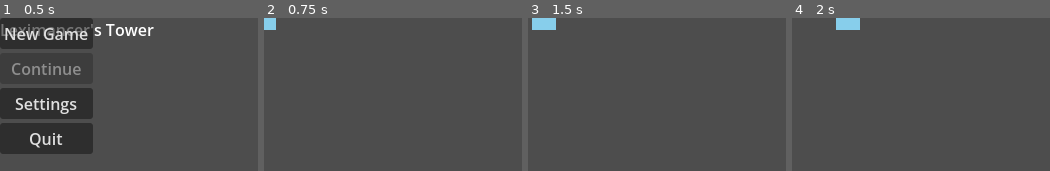
Above: before the commit, frames 1-4 (left to right).
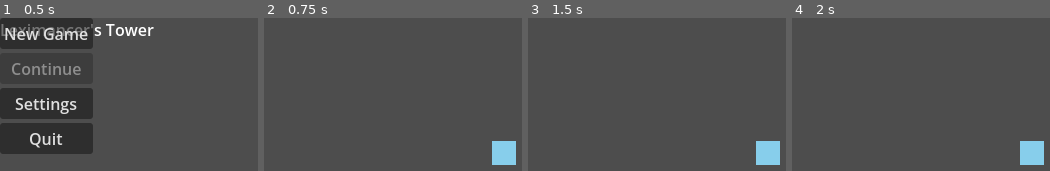
Above: after the commit, the same moments.

Repository: laurelventus/LeximancersTower
Game: Godot game, scene res://scenes/core/main_menu.tscn
Same seed, same stepped clock (60 frames per second), same inputs: the game is played once before the commit and once after it.
Inputs (mouse positions are in pixels of both pictures, inside the frame that each line leads up to):
- Up to frame 1 (0.5 s): no input
- Up to frame 2 (0.75 s): click "New Game" at 0.5 s
- Up to frame 3 (1.5 s): tap Enter at 1.25 s; move the mouse to (outside the picture) at 1.27 s; hold D (move_right) from 1.28 s (still down); tap E (interact) at 1.35 s; click (outside the picture) at 1.42 s
- Up to frame 4 (2 s): keep holding D (move_right); tap Space at 1.52 s

Frame 1 is identical in both runs. In frame 2, 1.8% of the frame differs, in the area x 0-98%, y 0-97%; in frame 3, 2.2%, in the area x 1-98%, y 0-97%; in frame 4, 2.2%.

Commit message:
fix: camera + all remaining warnings
- Add Camera2D to player (fixes black screen)
- Remove unused @onready vars across 4 files
- Fix spell_target: remove unused 'interacted' signal and '_used' var
- Fix mcp_interaction_server: rename 'name' iterators, remove int cast

Diff:
--- a/LeximancersTower/scripts/autoload/mcp_interaction_server.gd
+++ b/LeximancersTower/scripts/autoload/mcp_interaction_server.gd
@@ -2534,22 +2534,22 @@
 
 	# Color overrides
 	var colors: Dictionary = overrides.get("colors", {})
-	for name in colors:
-		var c: Dictionary = colors[name]
-		ctrl.add_theme_color_override(name, Color(float(c.get("r", 0)), float(c.get("g", 0)), float(c.get("b", 0)), float(c.get("a", 1))))
-		applied.append("color:" + name)
+	for color_name in colors:
+		var c: Dictionary = colors[color_name]
+		ctrl.add_theme_color_override(color_name, Color(float(c.get("r", 0)), float(c.get("g", 0)), float(c.get("b", 0)), float(c.get("a", 1))))
+		applied.append("color:" + color_name)
 
 	# Constant overrides
 	var constants: Dictionary = overrides.get("constants", {})
-	for name in constants:
-		ctrl.add_theme_constant_override(name, int(constants[name]))
-		applied.append("constant:" + name)
+	for const_name in constants:
+		ctrl.add_theme_constant_override(const_name, int(constants[const_name]))
+		applied.append("constant:" + const_name)
 
 	# Font size overrides
 	var font_sizes: Dictionary = overrides.get("font_sizes", {})
-	for name in font_sizes:
-		ctrl.add_theme_font_size_override(name, int(font_sizes[name]))
-		applied.append("font_size:" + name)
+	for fs_name in font_sizes:
+		ctrl.add_theme_font_size_override(fs_name, int(font_sizes[fs_name]))
+		applied.append("font_size:" + fs_name)
 
 	_send_response({"success": true, "node_path": node_path, "applied": applied})
 
@@ -2885,7 +2885,7 @@
 			_send_response({"success": true, "action": "warp_mouse", "position": {"x": pos.x, "y": pos.y}})
 		"set_mouse_mode":
 			var mode_str: String = params.get("mouse_mode", "visible")
-			var mode_val: int = Input.MOUSE_MODE_VISIBLE
+			var mode_val = Input.MOUSE_MODE_VISIBLE
 			match mode_str:
 				"hidden": mode_val = Input.MOUSE_MODE_HIDDEN
 				"captured": mode_val = Input.MOUSE_MODE_CAPTURED
@@ -3041,7 +3041,7 @@
 		_send_response({"error": "Node not found: %s" % node_path})
 		return
 	var mode_str: String = params.get("mode", "inherit")
-	var mode_val: int = Node.PROCESS_MODE_INHERIT
+	var mode_val = Node.PROCESS_MODE_INHERIT
 	match mode_str:
 		"pausable": mode_val = Node.PROCESS_MODE_PAUSABLE
 		"when_paused": mode_val = Node.PROCESS_MODE_WHEN_PAUSED
--- a/LeximancersTower/scripts/interactables/spell_target.gd
+++ b/LeximancersTower/scripts/interactables/spell_target.gd
@@ -2,7 +2,6 @@
 ## Extends Area2D directly (not InteractableBase) for headless compatibility.
 extends Area2D
 
-signal interacted
 signal player_entered_range
 signal player_exited_range
 signal spell_success(spell_id: String)
@@ -16,7 +15,6 @@
 @export var puzzle_id: String = ""
 @export var destroy_on_success: bool = true
 
-var _used: bool = false
 var _solved: bool = false
 
 func _ready() -> void:
--- a/LeximancersTower/scripts/levels/floor1_entrance.gd
+++ b/LeximancersTower/scripts/levels/floor1_entrance.gd
@@ -73,6 +73,12 @@
 	collision.shape = caps
 	player.add_child(collision)
 
+	var camera := Camera2D.new()
+	camera.name = "Camera2D"
+	camera.enabled = true
+	camera.make_current()
+	player.add_child(camera)
+
 	if _player_spawn:
 		player.global_position = _player_spawn.global_position
 	else:
--- a/LeximancersTower/scripts/player/player.gd
+++ b/LeximancersTower/scripts/player/player.gd
@@ -7,7 +7,6 @@
 var _facing_direction: Vector2 = Vector2.DOWN
 var _can_move: bool = true
 
-@onready var _sprite: Sprite2D = $Sprite2D
 @onready var _animation_player: AnimationPlayer = $AnimationPlayer
 @onready var _interact_area: Area2D = $InteractArea
 @onready var _interact_ray: RayCast2D = $InteractRay
--- a/LeximancersTower/scripts/ui/dialogue_ui.gd
+++ b/LeximancersTower/scripts/ui/dialogue_ui.gd
@@ -3,7 +3,6 @@
 
 signal dialogue_finished
 
-@onready var _panel: Panel = $Panel
 @onready var _speaker_label: Label = $Panel/SpeakerLabel
 @onready var _text_label: RichTextLabel = $Panel/TextLabel
 @onready var _continue_hint: Label = $Panel/ContinueHint
--- a/LeximancersTower/scripts/ui/spell_book_ui.gd
+++ b/LeximancersTower/scripts/ui/spell_book_ui.gd
@@ -4,10 +4,8 @@
 
 signal spell_selected(spell_id: String)
 
-@onready var _panel: Panel = $Panel
 @onready var _spell_list: VBoxContainer = $Panel/ScrollContainer/SpellList
 @onready var _close_btn: Button = $Panel/CloseBtn
-@onready var _title_label: Label = $Panel/TitleLabel
 
 var _visible: bool = false
 var _spell_buttons: Array = []
